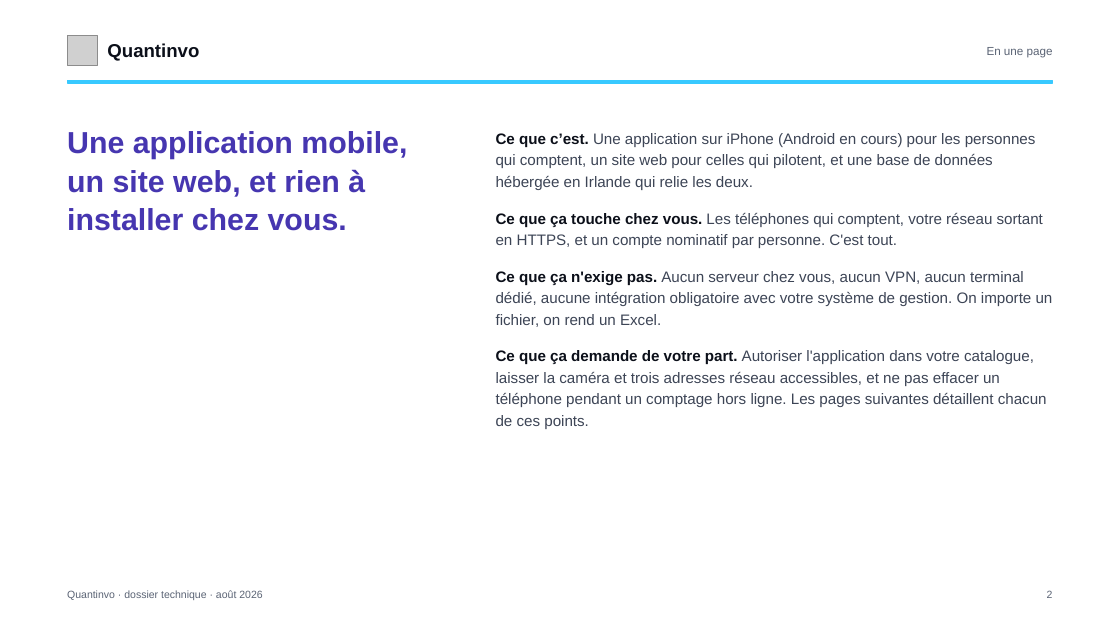
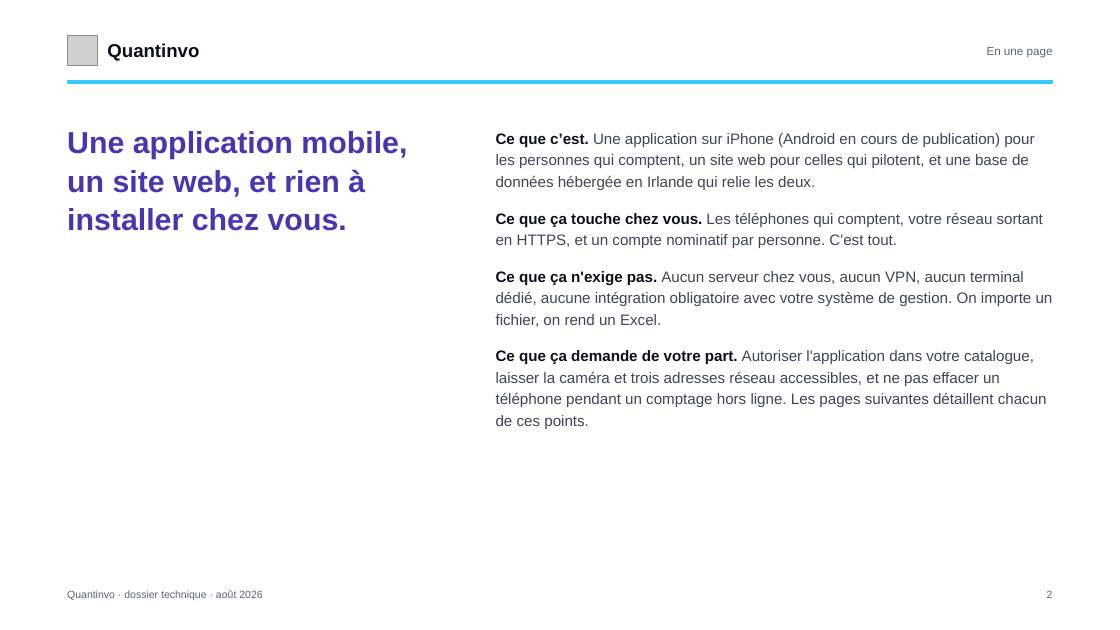
Before and after one commit to devkaylab/Inventaire, a slide deck: slide 2 of docs/entreprise/deck/Quantinvo-dossier-DSI.pptx. Drawn at 1120x630 pixels with LibreOffice and Linux fonts; fonts in the diff are those of the drawing; grey boxes stand for pictures. Boxes give left, top, right and bottom in pixels: in the first picture for what was removed or moved away, otherwise in the second. Text is boxed around its words. In the diff, an @@ line names an element or a change of style, - is before the commit and + after.

```diff
--- a/docs/entreprise/deck/Quantinvo-dossier-DSI.pptx
+++ b/docs/entreprise/deck/Quantinvo-dossier-DSI.pptx
@@ text at [496, 133, 1034, 190]: text changed @@
-Ce que c’est. Une application sur iPhone (Android en cours) pour les personnes qui comptent, un site web pour celles qui pilotent, et une base de données hébergée en Irlande qui relie les deux.
+Ce que c’est. Une application sur iPhone (Android en cours de publication) pour les personnes qui comptent, un site web pour celles qui pilotent, et une base de données hébergée en Irlande qui relie les deux.
```
Also in this commit, not shown: 11 other slides changed, 5 slides added, 25 other files.
